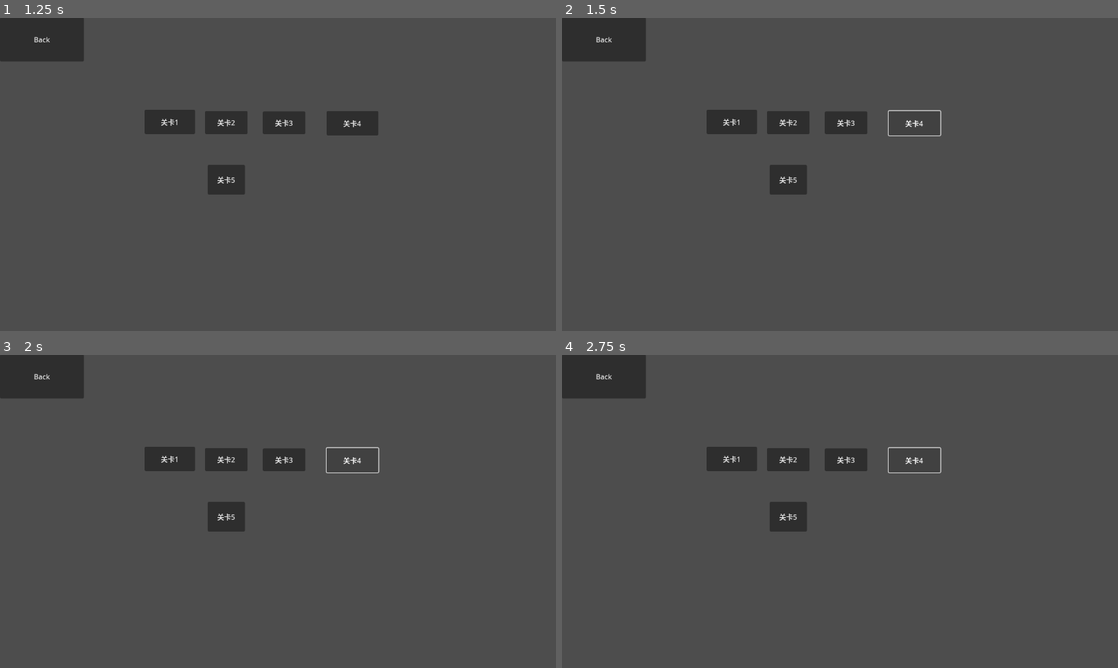
Above: before the commit, frames 1-4 (two rows, left to right).
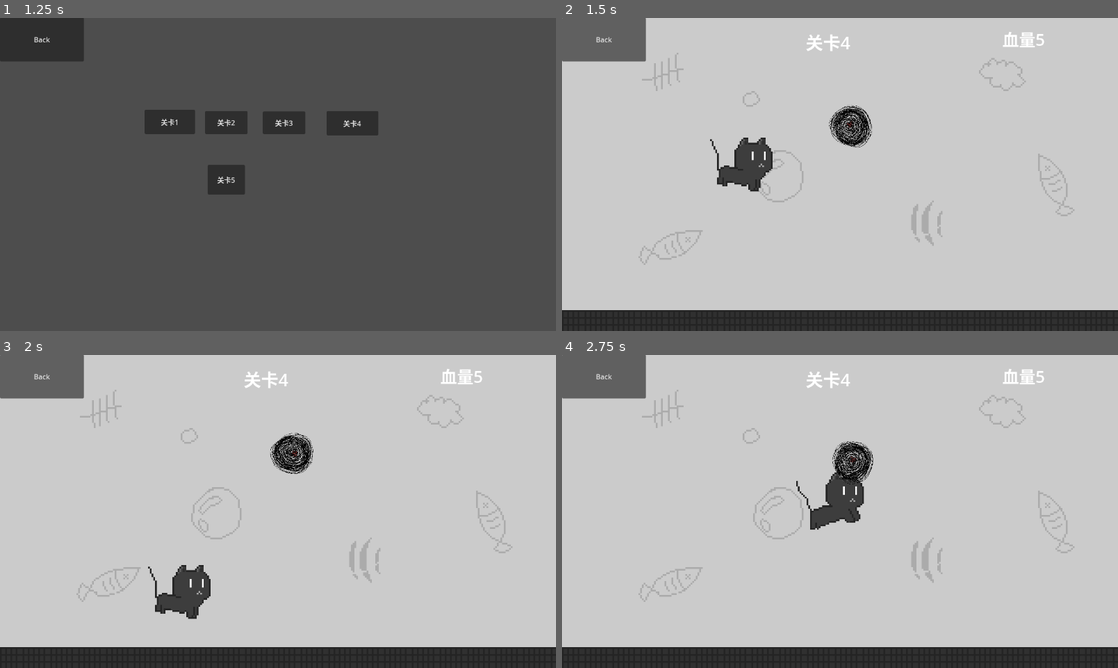
Above: after the commit, the same moments.

Repository: lzcm729/cat-and-string-ball
Game: Godot game, scene res://GUI/start_menu.tscn
The game is run twice, just before and just after one commit, with the same random seed, the same clock (stepped at 60 frames per second) and the same inputs.
Inputs:
- Up to frame 1 (1.25 s): click "Play" at 0.5 s
- Up to frame 2 (1.5 s): click "关卡4" at 1.25 s
- Up to frame 3 (2 s): no input
- Up to frame 4 (2.75 s): tap Enter (ui_accept) at 2, 2.27 s; hold Right (ui_right) from 2.03 s (still down); tap T at 2.1 s

Frame 1 is identical in both runs. In frame 2, 99% of the frame differs, in the area x 0-100%, y 0-100%; in frame 3, 99%; in frame 4, 99%.

Commit message:
修复第四关

Diff:
--- a/Levels/level_4.tscn
+++ b/Levels/level_4.tscn
@@ -42,5 +42,3 @@
 
 [connection signal="body_entered" from="WaterBody" to="WaterBody" method="_on_body_entered"]
 [connection signal="body_exited" from="WaterBody" to="WaterBody" method="_on_body_exited"]
-level_health = 2
-level_id = 4
